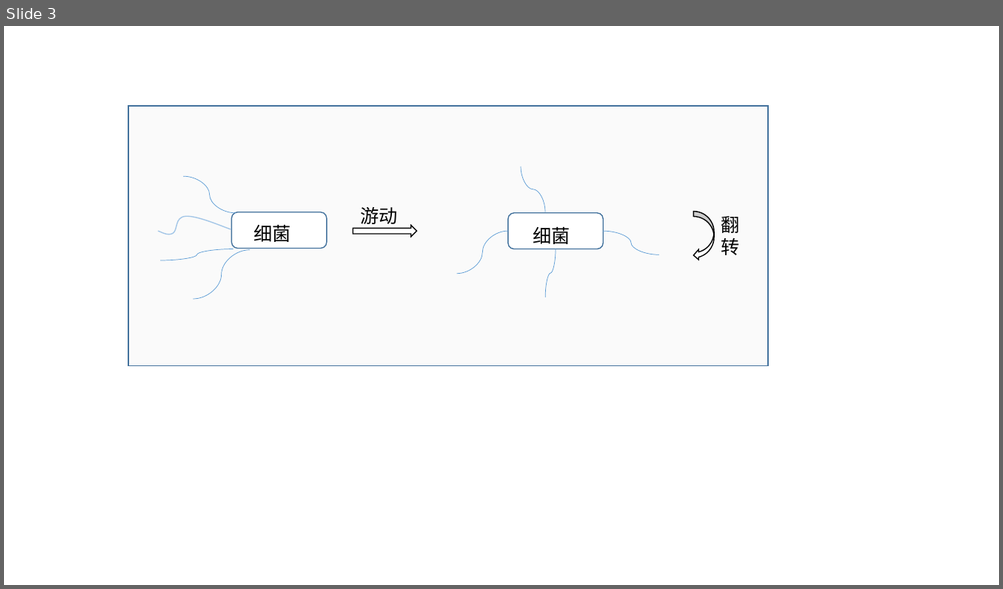
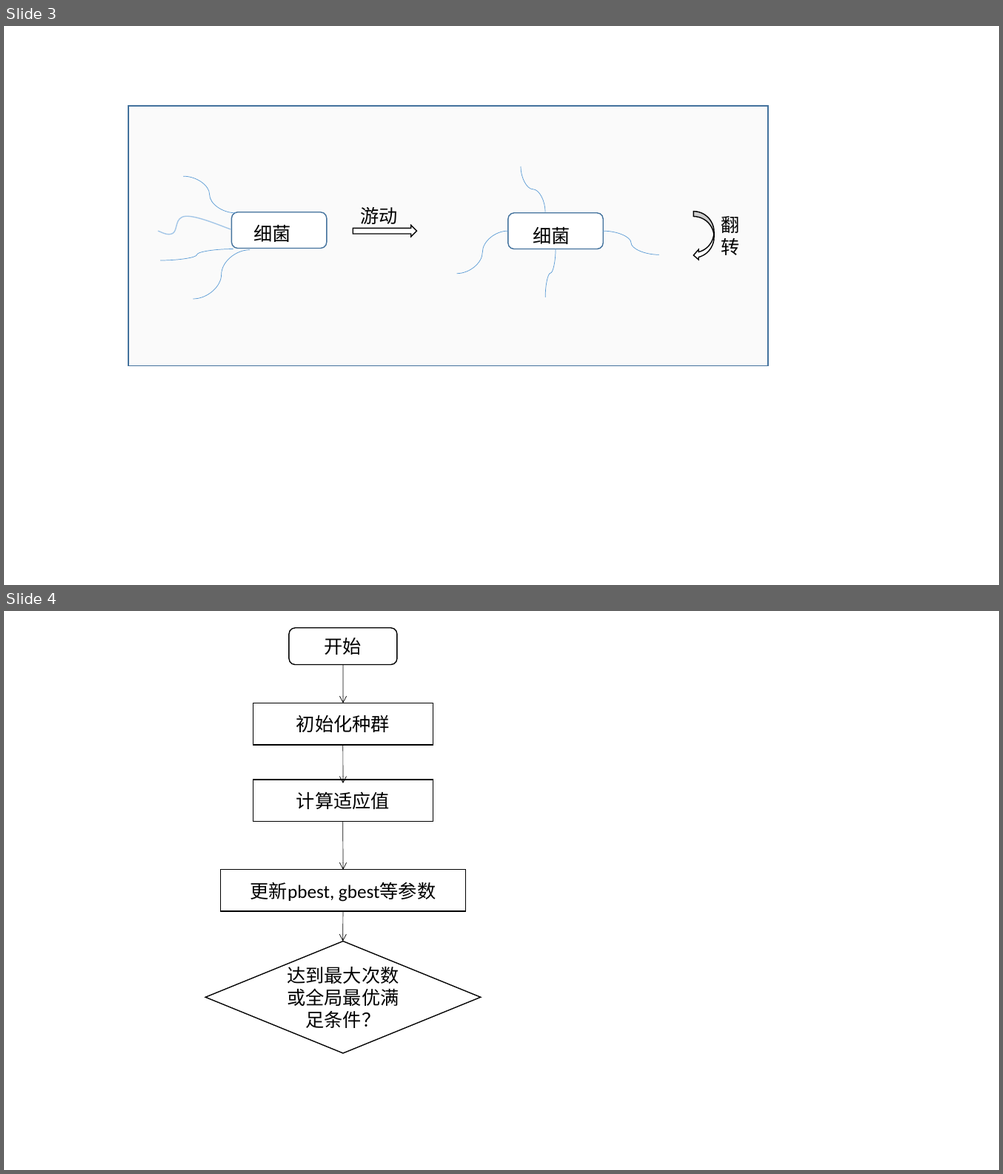
Before and after one commit to jiaobendaye/biye_paper, a slide deck: figures/huatu.pptx. Shown one above the other, each under a label of ours: slide 3 before the commit, slides 3 and 4 after it. The pictures are 1003x589 and 1003x1174 pixels, drawn with LibreOffice and Linux fonts; fonts in the diff are those of the drawing. Boxes give left, top, right and bottom in pixels: in the first picture for what was removed or moved away, otherwise in the second. Text is boxed around its words. In the diff, an @@ line names an element or a change of style, - is before the commit and + after.

```diff
--- a/figures/huatu.pptx
+++ b/figures/huatu.pptx
@@ slide 4 added at bbox=[4, 611, 999, 1170], background #FFFFFF @@
@@ rounded rectangle added at bbox=[289, 628, 397, 665], fill #FFFFFF, outline #000000 1 pt, 18 pt, text #000000 @@
+开始
@@ arrow added from (343, 665) to (343, 703), #000000 0.5 pt @@
@@ rectangle added at bbox=[253, 703, 433, 745], fill #FFFFFF, outline #000000 1 pt, 18 pt, text #000000 @@
+初始化种群
@@ arrow added from (343, 745) to (343, 783), #000000 0.5 pt @@
@@ rectangle added at bbox=[253, 780, 433, 821], fill #FFFFFF, outline #000000 1 pt, 18 pt, text #000000 @@
+计算适应值
@@ arrow added from (343, 821) to (343, 870), #000000 0.5 pt @@
@@ rectangle added at bbox=[220, 870, 465, 911], fill #FFFFFF, outline #000000 1 pt, 18 pt, text #000000 @@
+更新pbest, gbest等参数
@@ arrow added from (343, 911) to (343, 942), #000000 0.5 pt @@
@@ diamond added at bbox=[205, 942, 481, 1054], fill #FFFFFF, outline #000000 1 pt, 18 pt, text #000000 @@
+达到最大次数或全局最优满足条件？
```
Also in this commit, not shown: 13 other files.
